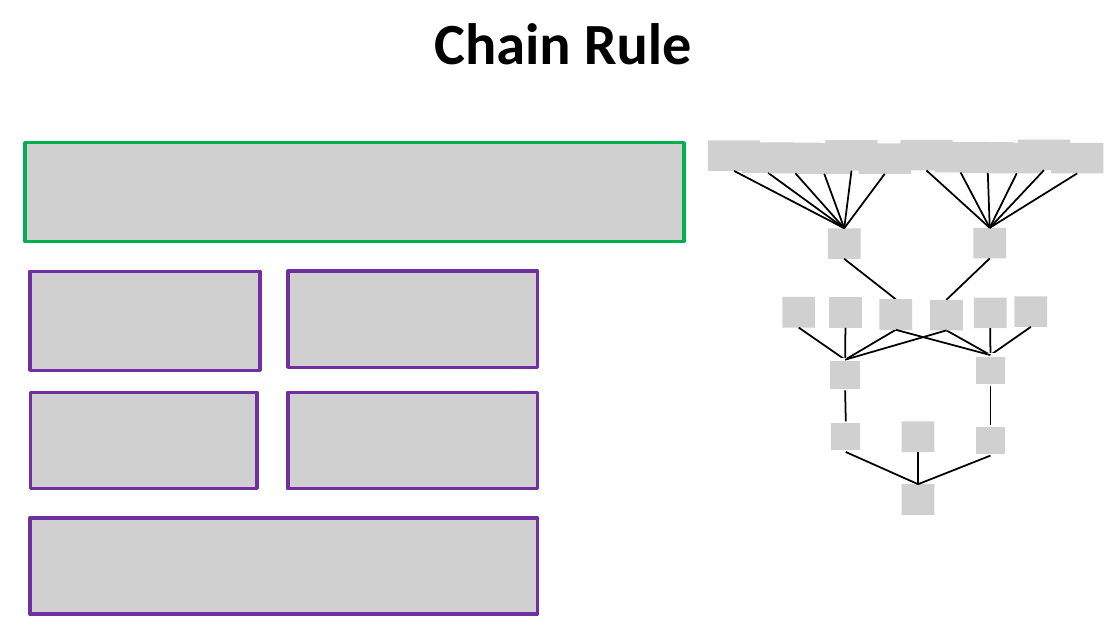
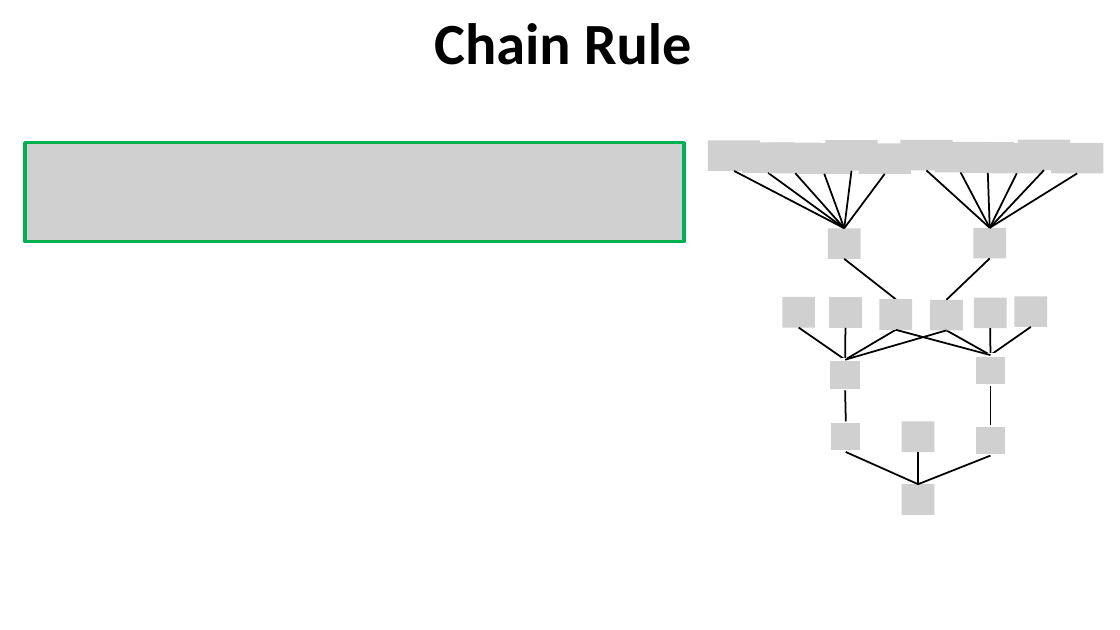
Before and after one commit to robitussin/CCDEPLRL, a slide deck: slide 9 of Week 2 - Training Neural Networks/Training Multi-Layer Neural Networks.pptx. Drawn at 1120x630 pixels with LibreOffice and Linux fonts; fonts in the diff are those of the drawing; grey boxes stand for pictures. Boxes give left, top, right and bottom in pixels: in the first picture for what was removed or moved away, otherwise in the second. Text is boxed around its words. In the diff, an @@ line names an element or a change of style, - is before the commit and + after.

```diff
--- a/Week 2 - Training Neural Networks/Training Multi-Layer Neural Networks.pptx
+++ b/Week 2 - Training Neural Networks/Training Multi-Layer Neural Networks.pptx
@@ picture removed at (x1=30, y1=271, x2=260, y2=371) @@
@@ picture removed at (x1=288, y1=271, x2=538, y2=367) @@
@@ picture removed at (x1=30, y1=392, x2=257, y2=488) @@
@@ picture removed at (x1=288, y1=392, x2=538, y2=489) @@
@@ picture removed at (x1=30, y1=518, x2=538, y2=614) @@
```
